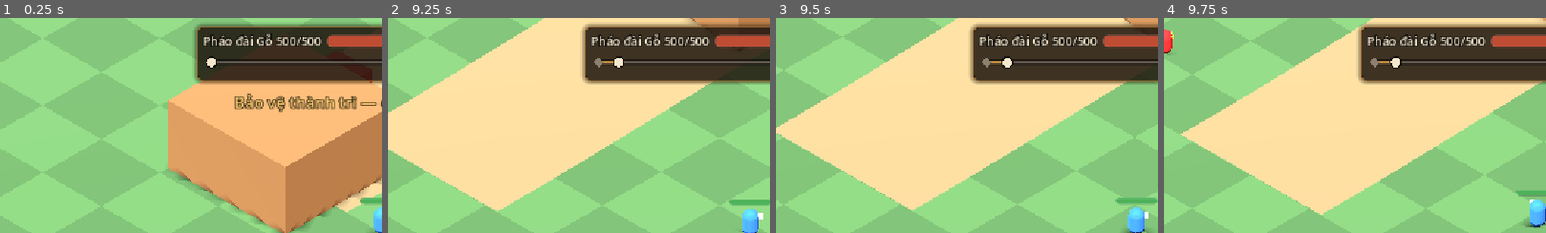
Above: before the commit, frames 1-4 (left to right).
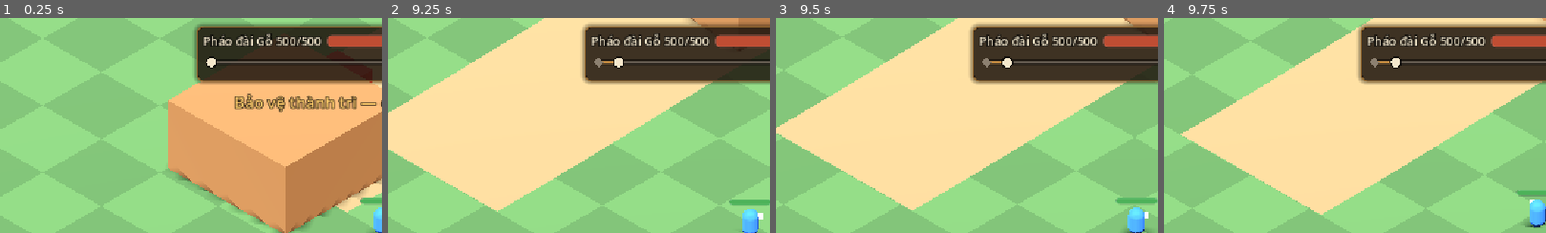
Above: after the commit, the same moments.

Repository: hieudeptrai196/thanhtri2
Game: Godot game, scene res://scenes/main.tscn
Two runs of this game, one before a commit and one after it. Both use one fixed random seed, a clock stepped at 60 frames per second and the inputs below.
Inputs (mouse positions are % of the whole screen's width and height, from its top left):
- Up to frame 1 (0.25 s): no input
- Up to frame 2 (9.25 s): tap Enter at 0.5 s; move the mouse to (45, 70) at 0.52 s; press the mouse at (45, 70) at 0.53 s; hold W (move_up) 0.53-2.03 s; move the mouse to (80, 65) at 1.27 s; release the mouse at (80, 65) at 1.28 s; tap E (interact) at 1.35, 5.85 s; move the mouse to (20, 35) at 2.02 s; hold A (move_left) 2.03-3.53 s; tap Space (ready) every 2.25 s from 2.1 to 8.85 s; move the mouse to (55, 50) at 2.77 s; click (55, 50) at 2.85 s; move the mouse to (35, 25) at 3.52 s; hold S (move_down) 3.53-4.28 s; hold E (interact) 3.53-4.28 s; move the mouse to (72, 45) at 4.27 s; hold D (move_right) 4.28-5.03 s; move the mouse to (30, 55) at 5.02 s; press the mouse at (30, 55) at 5.03 s; hold W (move_up) 5.03-5.78 s; move the mouse to (60, 28) at 5.77 s; release the mouse at (60, 28) at 5.78 s; hold D (move_right) 5.78-8.03 s; move the mouse to (45, 70) at 6.52 s; move the mouse to (80, 65) at 7.27 s; click (80, 65) at 7.35 s; move the mouse to (20, 35) at 8.02 s; hold S (move_down) 8.03-8.78 s; hold E (interact) 8.03-8.78 s; move the mouse to (55, 50) at 8.77 s; hold A (move_left) from 8.78 s (still down)
- Up to frame 3 (9.5 s): keep holding A (move_left)
- Up to frame 4 (9.75 s): move the mouse to (35, 25) at 9.52 s; release A (move_left) at 9.53 s; press the mouse at (35, 25) at 9.53 s; hold W (move_up) from 9.53 s (still down)
The pictures show only the part of the screen within x 0-50%, y 0-50%; the shares and areas given below are measured in that part.

Frames 1-3 are identical in both runs. In frame 4, 0.2% of the frame differs, in the area x 0-3%, y 5-18%.

Commit message:
M1.2: độ khó tăng theo quãng đường
- Difficulty (.tres): khoảng sinh, quái tối đa, máu/sát thương quái, cỡ đàn theo km
- Spawner sinh theo đợt quanh một hướng; Enemy.apply_scaling
- Cân bằng đầu game: sát thương quái 5, khoảng sinh đầu 4.5 s
- ErrorCatcher bỏ qua cảnh báo job system của Jolt ở cả code lẫn rationale
- Test 47/47

Co-Authored-By: Claude Opus 5.5 <noreply@anthropic.com>

Diff:
--- a/enemies/enemy.gd
+++ b/enemies/enemy.gd
@@ -10,7 +10,7 @@
 @export var move_speed: float = 3.5
 ## A living player closer than this becomes the target instead of the fortress.
 @export var aggro_radius: float = 8.0
-@export var damage: float = 10.0
+@export var damage: float = 5.0
 ## Seconds between hits.
 @export var attack_interval: float = 1.0
 ## Resources left behind on death, keyed by ResourceType.id.
@@ -30,6 +30,13 @@
 func setup(fortress: Node3D, players: Array[Node3D]) -> void:
 	_fortress = fortress
 	_players = players
+
+
+## Makes this enemy tougher for the current difficulty. Call right after it enters the tree.
+func apply_scaling(health_multiplier: float, damage_multiplier: float) -> void:
+	_health.set_max_health(_health.max_health * health_multiplier)
+	_health.reset()
+	damage *= damage_multiplier
 
 
 func _ready() -> void:
--- /dev/null
+++ b/match/difficulty.gd
@@ -0,0 +1,38 @@
+class_name Difficulty
+extends Resource
+## How the run gets harder with route distance. All numbers live in a .tres so they can be tuned
+## from playtests without code changes. Every function takes the distance in metres.
+
+## Seconds between spawn waves at the start.
+@export var spawn_interval_start: float = 4.5
+## The interval is multiplied by this every kilometre.
+@export_range(0.1, 1.0) var spawn_interval_decay_per_km: float = 0.7
+@export var spawn_interval_min: float = 0.6
+@export var max_alive_start: int = 30
+@export var max_alive_per_km: int = 30
+@export var max_alive_cap: int = 200
+@export var health_bonus_per_km: float = 0.4
+@export var damage_bonus_per_km: float = 0.25
+## Enemies per spawn wave grow by this many per kilometre (rounded down), up to the cap.
+@export var pack_growth_per_km: float = 0.75
+@export var pack_size_cap: int = 6
+
+
+func spawn_interval(distance: float) -> float:
+	return maxf(spawn_interval_min, spawn_interval_start * pow(spawn_interval_decay_per_km, distance / 1000.0))
+
+
+func max_alive(distance: float) -> int:
+	return mini(max_alive_start + floori(max_alive_per_km * distance / 1000.0), max_alive_cap)
+
+
+func health_multiplier(distance: float) -> float:
+	return 1.0 + health_bonus_per_km * distance / 1000.0
+
+
+func damage_multiplier(distance: float) -> float:
+	return 1.0 + damage_bonus_per_km * distance / 1000.0
+
+
+func pack_size(distance: float) -> int:
+	return clampi(1 + floori(pack_growth_per_km * distance / 1000.0), 1, pack_size_cap)
--- /dev/null
+++ b/match/difficulty_default.tres
@@ -0,0 +1,6 @@
+[gd_resource type="Resource" script_class="Difficulty" format=3]
+
+[ext_resource type="Script" path="res://match/difficulty.gd" id="1_difficulty"]
+
+[resource]
+script = ExtResource("1_difficulty")
--- a/match/match.gd
+++ b/match/match.gd
@@ -64,7 +64,7 @@
 	_route.setup(_seeded_rng("route"))
 
 	var players: Array[Node3D] = [_warrior]
-	_spawner.setup(rng, _fortress, players)
+	_spawner.setup(rng, _fortress, _follower, players)
 	_spawner.active = true
 	_follower.start(_route)
 	_hud.setup(_fortress, _warrior)
--- a/match/match.tscn
+++ b/match/match.tscn
@@ -14,6 +14,7 @@
 [ext_resource type="Script" path="res://world/endless_route.gd" id="15_route"]
 [ext_resource type="Script" path="res://world/route_content.gd" id="16_content"]
 [ext_resource type="Script" path="res://world/ground_follow.gd" id="17_ground"]
+[ext_resource type="Resource" path="res://match/difficulty_default.tres" id="18_difficulty"]
 
 [sub_resource type="ProceduralSkyMaterial" id="ProceduralSkyMaterial_sky"]
 
@@ -71,6 +72,7 @@
 [node name="Spawner" type="Node3D" parent="."]
 script = ExtResource("6_spawner")
 enemy_scene = ExtResource("7_enemy")
+difficulty = ExtResource("18_difficulty")
 
 [node name="Pickups" type="Node3D" parent="."]
 
--- a/match/spawner.gd
+++ b/match/spawner.gd
@@ -1,29 +1,36 @@
 class_name Spawner
 extends Node3D
-## Spawns enemies at a fixed interval on a ring around the fortress while active.
+## Spawns waves of enemies on a ring around the fortress while active. Wave timing, size, cap and
+## enemy strength follow a Difficulty resource and the fortress's route distance.
 ## Spawned enemies are children of this node.
 
 signal enemy_dropped(contents: Dictionary, at: Vector3)
 
 @export var enemy_scene: PackedScene
-## Seconds between spawns.
-@export var interval: float = 3.0
+@export var difficulty: Difficulty
 @export var ring_radius: float = 35.0
-@export var max_alive: int = 30
+## Angle spread of one wave around its centre direction.
+@export var pack_spread_degrees: float = 25.0
 
 var active: bool = false
 
 var _rng: RandomNumberGenerator
 var _fortress: Node3D
+var _follower: RouteFollower
 var _players: Array[Node3D] = []
 var _time_left: float = 0.0
 
 
-func setup(rng: RandomNumberGenerator, fortress: Node3D, players: Array[Node3D]) -> void:
+func setup(rng: RandomNumberGenerator, fortress: Node3D, follower: RouteFollower, players: Array[Node3D]) -> void:
 	_rng = rng
 	_fortress = fortress
+	_follower = follower
 	_players = players
-	_time_left = interval
+	_time_left = difficulty.spawn_interval(0.0)
+
+
+func distance() -> float:
+	return _follower.distance if _follower else 0.0
 
 
 func _physics_process(delta: float) -> void:
@@ -32,18 +39,30 @@
 	_time_left -= delta
 	if _time_left > 0.0:
 		return
-	_time_left = interval
-	if alive_count() < max_alive:
-		spawn_one()
+	var at := distance()
+	_time_left = difficulty.spawn_interval(at)
+	spawn_wave(difficulty.pack_size(at))
 
 
-func spawn_one() -> Enemy:
-	var angle := _rng.randf() * TAU
+## Spawns up to `size` enemies around one random direction, respecting the alive cap.
+func spawn_wave(size: int) -> void:
+	var centre := _rng.randf() * TAU
+	for i in size:
+		if alive_count() >= difficulty.max_alive(distance()):
+			return
+		spawn_one(centre + deg_to_rad(_rng.randf_range(-pack_spread_degrees, pack_spread_degrees)))
+
+
+## Spawns one enemy on the ring (random direction unless given), scaled for the current distance.
+func spawn_one(angle: float = NAN) -> Enemy:
+	if is_nan(angle):
+		angle = _rng.randf() * TAU
 	var spawn_position := _fortress.global_position + Vector3(cos(angle), 0.0, sin(angle)) * ring_radius
 	var enemy: Enemy = enemy_scene.instantiate()
 	add_child(enemy)
 	enemy.global_position = spawn_position
 	enemy.setup(_fortress, _players)
+	enemy.apply_scaling(difficulty.health_multiplier(distance()), difficulty.damage_multiplier(distance()))
 	enemy.dropped.connect(enemy_dropped.emit)
 	return enemy
 
--- a/tests/error_catcher.gd
+++ b/tests/error_catcher.gd
@@ -25,7 +25,7 @@
 func _log_error(function: String, file: String, line: int, code: String, rationale: String,
 		_editor_notify: bool, _error_type: int, _script_backtraces: Array[ScriptBacktrace]) -> void:
 	for pattern in IGNORED:
-		if rationale.contains(pattern):
+		if rationale.contains(pattern) or code.contains(pattern):
 			_mutex.lock()
 			ignored_count += 1
 			_mutex.unlock()
--- /dev/null
+++ b/tests/test_difficulty.gd
@@ -0,0 +1,53 @@
+extends GameTest
+
+const DEFAULT := preload("res://match/difficulty_default.tres")
+
+
+func test_difficulty_rises_with_distance_and_respects_caps() -> void:
+	var d: Difficulty = DEFAULT
+	var previous := {"interval": INF, "alive": 0, "health": 0.0, "damage": 0.0, "pack": 0}
+	for metres in range(0, 20001, 250):
+		var now := {
+			"interval": d.spawn_interval(metres), "alive": d.max_alive(metres),
+			"health": d.health_multiplier(metres), "damage": d.damage_multiplier(metres), "pack": d.pack_size(metres)}
+		check(now.interval <= previous.interval and now.alive >= previous.alive and now.health >= previous.health
+			and now.damage >= previous.damage and now.pack >= previous.pack, "never gets easier (at %d m)" % metres)
+		previous = now
+	check(d.spawn_interval(0) == d.spawn_interval_start and d.max_alive(0) == d.max_alive_start
+		and d.health_multiplier(0) == 1.0 and d.pack_size(0) == 1, "starts at the base values")
+	check(d.spawn_interval(20000) == d.spawn_interval_min, "interval bottoms out at the minimum")
+	check(d.max_alive(20000) == d.max_alive_cap, "alive count is capped")
+	check(d.pack_size(20000) == d.pack_size_cap, "wave size is capped")
+
+
+func test_enemies_far_down_the_road_are_stronger_and_come_in_packs() -> void:
+	var m := await start_match()
+	var spawner: Spawner = m.get_node("Spawner")
+	var follower: RouteFollower = m.get_node("Fortress/RouteFollower")
+	var near: Enemy = spawner.spawn_one()
+	var base_health: float = near.get_node("Health").max_health
+	var base_damage := near.damage
+	spawner.clear()
+	await frames(1)
+
+	follower.distance = 3000.0  # read by the spawner; the fortress itself stays parked
+	follower.base_speed = 0.0
+	var far: Enemy = spawner.spawn_one()
+	check_near(far.get_node("Health").max_health, base_health * spawner.difficulty.health_multiplier(3000.0), 0.01, "health at 3 km")
+	check_near(far.damage, base_damage * spawner.difficulty.damage_multiplier(3000.0), 0.01, "damage at 3 km")
+	check(far.get_node("Health").current == far.get_node("Health").max_health, "spawns at full (scaled) health")
+	spawner.clear()
+	await frames(1)
+
+	spawner.spawn_wave(spawner.difficulty.pack_size(3000.0))
+	check(spawner.alive_count() == spawner.difficulty.pack_size(3000.0), "a wave brings a pack of %d" % spawner.difficulty.pack_size(3000.0))
+
+
+func test_wave_respects_alive_cap() -> void:
+	var m := await start_match()
+	var spawner: Spawner = m.get_node("Spawner")
+	var cap := spawner.difficulty.max_alive(0.0)
+	for i in cap:
+		spawner.spawn_one()
+	spawner.spawn_wave(5)
+	check(spawner.alive_count() == cap, "no wave beyond the cap of %d, got %d" % [cap, spawner.alive_count()])
--- a/tests/test_enemies.gd
+++ b/tests/test_enemies.gd
@@ -7,7 +7,7 @@
 	fortress.follower.base_speed = 0.0
 	var spawner: Spawner = m.get_node("Spawner")
 	m.get_node("Warrior").global_position = Vector3(150, 0.1, 60)
-	await seconds(spawner.interval + 0.2)
+	await seconds(spawner.difficulty.spawn_interval(0.0) + 0.2)
 	check(spawner.alive_count() == 1, "one enemy after one interval, got %d" % spawner.alive_count())
 	if spawner.alive_count() > 0:
 		var enemy: Node3D = spawner.get_child(0)
@@ -72,7 +72,7 @@
 	await frames(5)
 	check(spawner.alive_count() == 0, "enemies are cleared at a stop")
 	check(not spawner.active, "spawning pauses at a stop")
-	await seconds(spawner.interval * 2.0)
+	await seconds(spawner.difficulty.spawn_interval(0.0) * 2.0)
 	check(spawner.alive_count() == 0, "nothing spawns while stopped")
 	follower.depart()
 	check(spawner.active, "spawning resumes on departure")
Not shown, added: match/difficulty.gd.uid
Not shown, added: tests/test_difficulty.gd.uid
Not shown, changed: docs/PROGRESS.md
